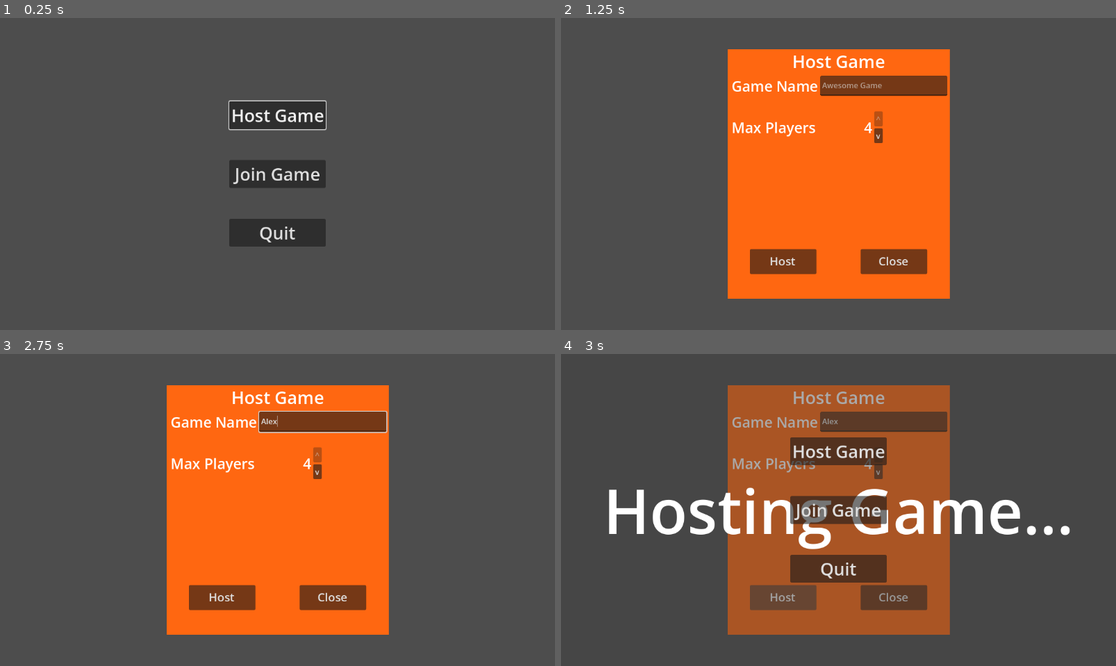
Above: before the commit, frames 1-4 (two rows, left to right).
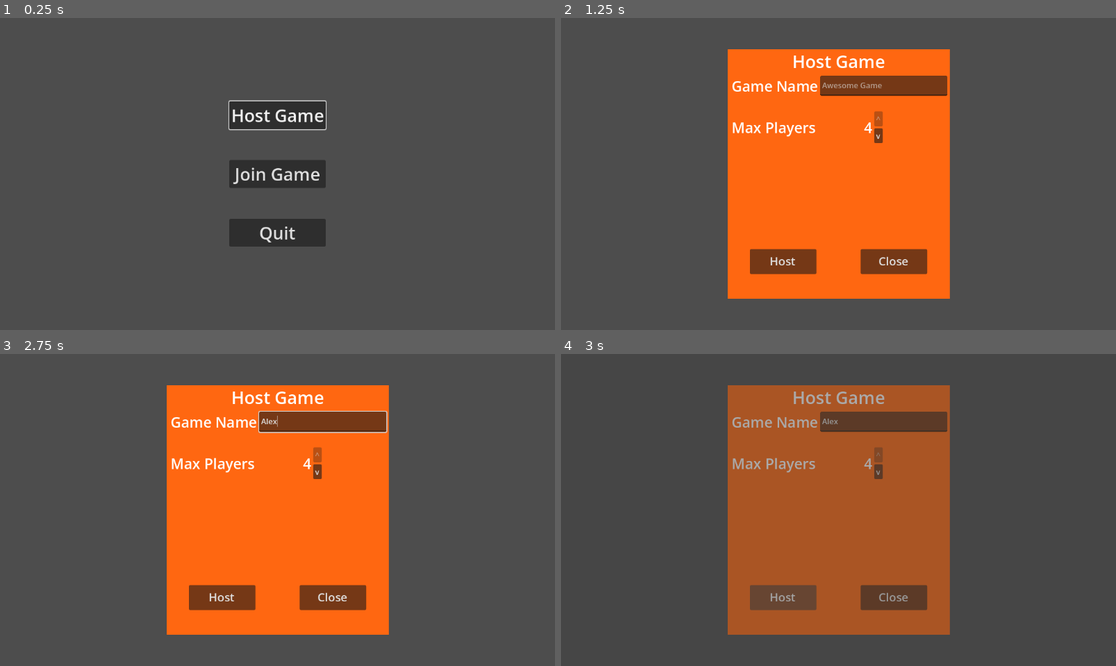
Above: after the commit, the same moments.

Repository: swAAn01/Godot-Multiplayer-Platform
Game: Godot game, scene res://master/game_master.tscn
Two runs of this game, one before a commit and one after it. Both use one fixed random seed, a clock stepped at 60 frames per second and the inputs below.
Inputs (mouse positions are in pixels of both pictures, inside the frame that each line leads up to):
- Up to frame 1 (0.25 s): no input
- Up to frame 2 (1.25 s): click "Host Game" at 0.5 s
- Up to frame 3 (2.75 s): click (321, 422) at 1.27 s; type "Alex" at 1.35 s; click "Join Game" at 2 s
- Up to frame 4 (3 s): click "Host" at 2.75 s

Frames 1-3 are identical in both runs. In frame 4, 8.4% of the frame differs, in the area x 8-92%, y 26-74%.

Commit message:
enhance join failure handling

Diff:
--- a/globals/networking/enet_backend.gd
+++ b/globals/networking/enet_backend.gd
@@ -55,6 +55,7 @@
 		multiplayer.set_multiplayer_peer(peer)
 		lobby_joined.emit()
 	else:
+		push_error("Failed to create game host", err)
 		join_lobby_failed.emit(str(err))
 
 
@@ -68,6 +69,7 @@
 		multiplayer.set_multiplayer_peer(peer)
 		lobby_joined.emit()
 	else:
+		push_error("Failed to join game.", err)
 		join_lobby_failed.emit(str(err))
 
 
--- a/master/scripts/game_master.gd
+++ b/master/scripts/game_master.gd
@@ -26,7 +26,8 @@
 
 
 func exit_to_main_menu() -> void:
-	player_spawner.clear_players()
-	level_loader.clear_level()
-	main_menu = main_menu_scene.instantiate()
-	add_child(main_menu)
+	if main_menu == null: # ignore if the signal was called while we're still on the main menu
+		player_spawner.clear_players()
+		level_loader.clear_level()
+		main_menu = main_menu_scene.instantiate()
+		add_child(main_menu)
--- a/menus/main_menu.tscn
+++ b/menus/main_menu.tscn
@@ -71,6 +71,7 @@
 text = "Joining Game..."
 
 [node name="FailedLabel" type="Label" parent="JoiningOverlay" unique_id=1842562292]
+visible = false
 layout_mode = 1
 anchors_preset = 8
 anchor_left = 0.5
@@ -87,6 +88,7 @@
 text = "Failed. Reason:"
 
 [node name="FailedButton" type="Button" parent="JoiningOverlay" unique_id=1191714102]
+visible = false
 layout_mode = 1
 anchors_preset = 8
 anchor_left = 0.5
@@ -115,6 +117,7 @@
 color = Color(0.23921569, 0.23921569, 0.23921569, 0.4392157)
 
 [node name="JoiningLabel" type="Label" parent="HostingOverlay" unique_id=1791439859]
+visible = false
 layout_mode = 1
 anchors_preset = 8
 anchor_left = 0.5
--- a/menus/scripts/main_menu.gd
+++ b/menus/scripts/main_menu.gd
@@ -52,6 +52,7 @@
 	fail_label.hide()
 	fail_button.hide()
 	await get_tree().create_timer(TIMEOUT_DUR).timeout
+	push_error("Timed out while trying to join game.")
 	_on_join_failed("Timed out.")
 
 
